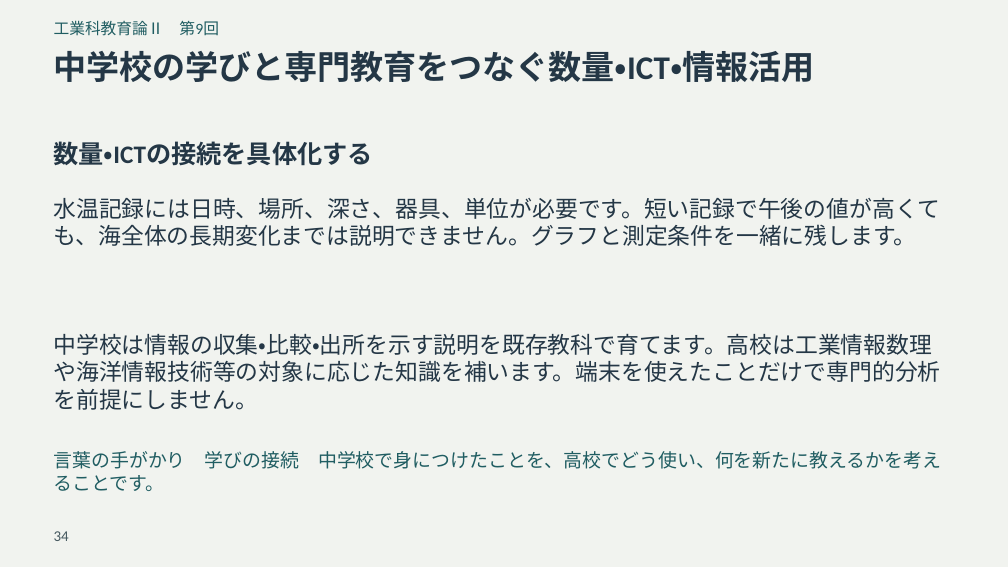
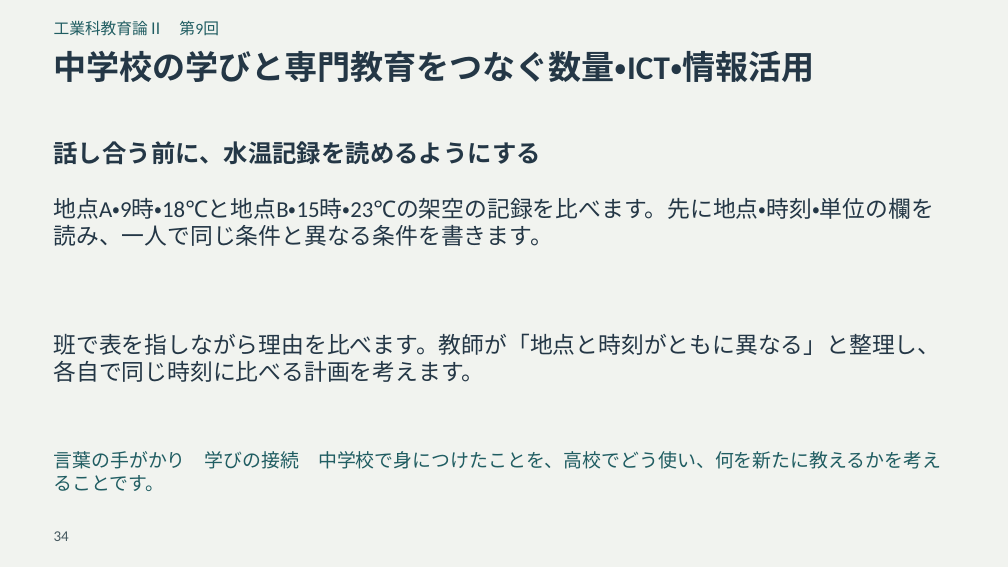
Before and after one commit to zooc-14calbp/industrial-education-ii, a slide deck: slide 34 of reorganized/20261105/expanded/slides.pptx. Drawn at 1008x567 pixels with LibreOffice and Linux fonts; fonts in the diff are those of the drawing. Boxes give left, top, right and bottom in pixels: in the first picture for what was removed or moved away, otherwise in the second. Text is boxed around its words. In the diff, an @@ line names an element or a change of style, - is before the commit and + after.

```diff
--- a/reorganized/20261105/expanded/slides.pptx
+++ b/reorganized/20261105/expanded/slides.pptx
@@ text at (54, 141, 542, 165): text changed; size 24 to 23.2 pt @@
-数量・ICTの接続を具体化する
+話し合う前に、水温記録を読めるようにする
@@ text at (54, 198, 934, 246): text changed @@
-水温記録には日時、場所、深さ、器具、単位が必要です。短い記録で午後の値が高くても、海全体の長期変化までは説明できません。グラフと測定条件を一緒に残します。
+地点A・9時・18℃と地点B・15時・23℃の架空の記録を比べます。先に地点・時刻・単位の欄を読み、一人で同じ条件と異なる条件を書きます。
@@ text at (54, 333, 941, 382): text changed @@
-中学校は情報の収集・比較・出所を示す説明を既存教科で育てます。高校は工業情報数理や海洋情報技術等の対象に応じた知識を補います。端末を使えたことだけで専門的分析を前提にしません。
+班で表を指しながら理由を比べます。教師が「地点と時刻がともに異なる」と整理し、各自で同じ時刻に比べる計画を考えます。
```
Also in this commit, not shown: 7 other files.
